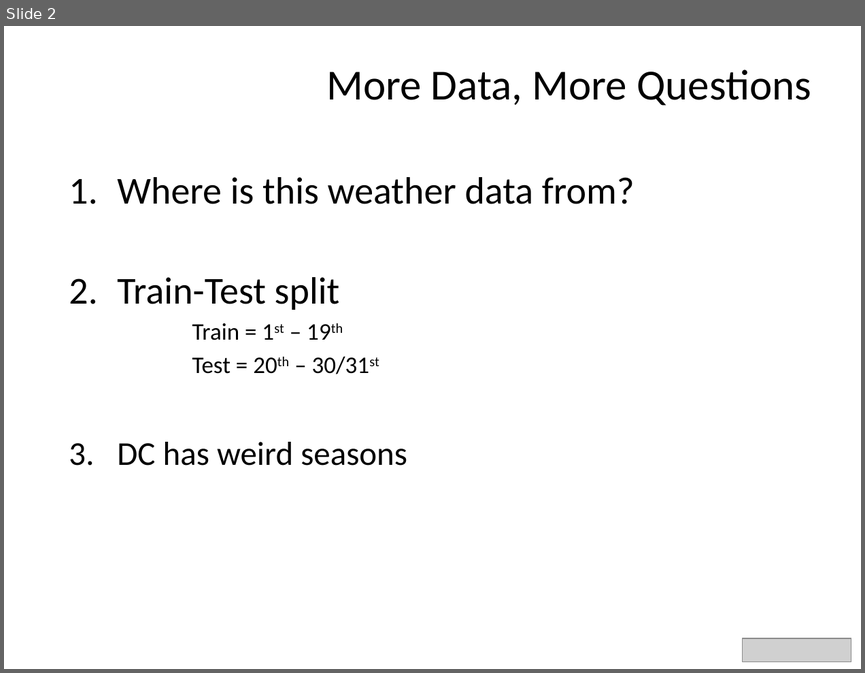
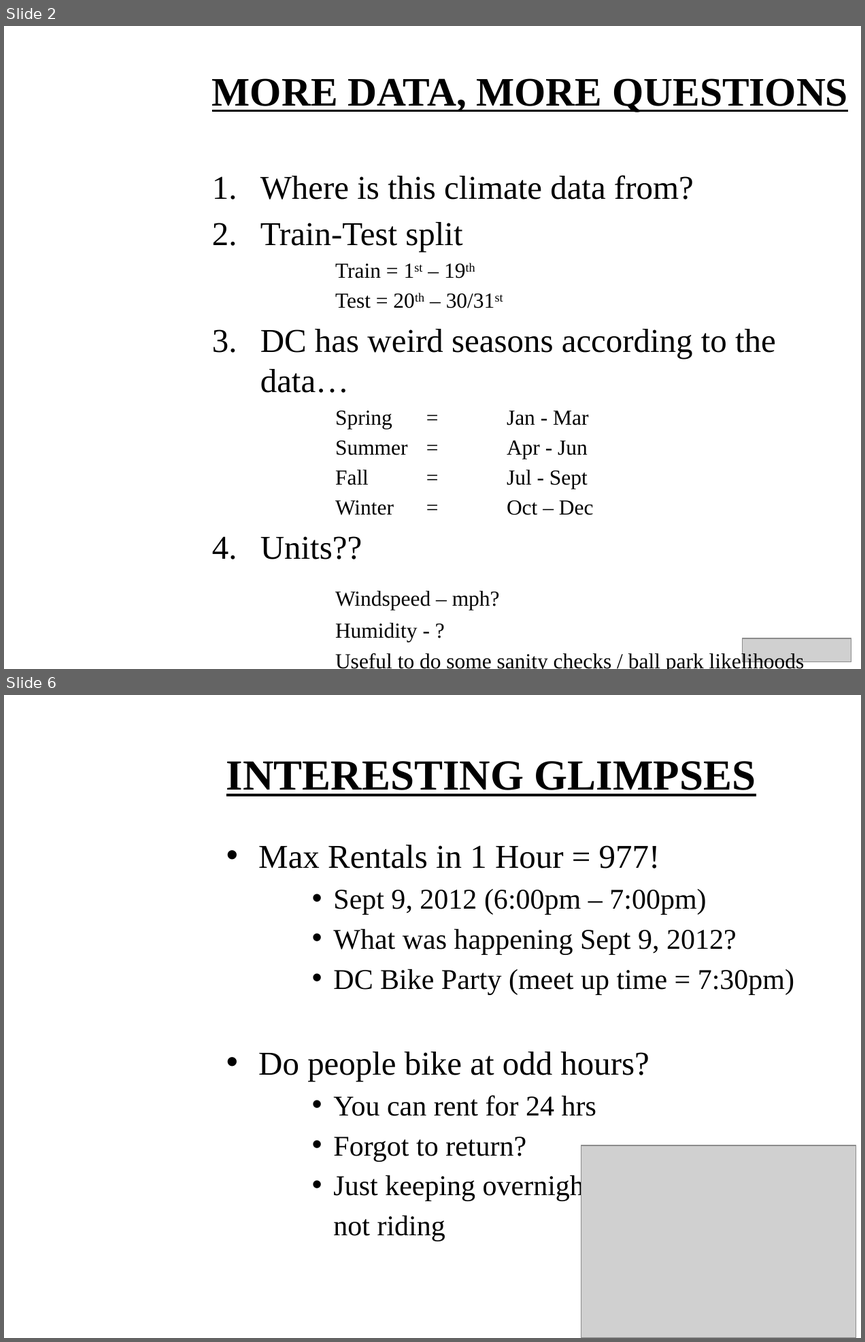
Before and after one commit to divyasriram22/TpT-BikeShareKaggle, a slide deck: DS_Kaggle_Bike_Share_Final_Presentation.pptx. Shown one above the other, each under a label of ours: slide 2 before the commit, slides 2 and 6 after it; the slides between them are not shown. The pictures are 865x673 and 865x1342 pixels, drawn with LibreOffice and Linux fonts; fonts in the diff are those of the drawing; grey boxes stand for pictures; background and template pictures are left out. Boxes give left, top, right and bottom in pixels: in the first picture for what was removed or moved away, otherwise in the second. Text is boxed around its words. In the diff, an @@ line names an element or a change of style, - is before the commit and + after.

```diff
--- a/DS_Kaggle_Bike_Share_Final_Presentation.pptx
+++ b/DS_Kaggle_Bike_Share_Final_Presentation.pptx
@@ slide 6 added at (4,695,861,1338), background picture (left out) @@
@@ title added at (226,761,755,796), 36 pt, text #000000, bold, underline @@
+INTERESTING GLIMPSES
@@ text added at (258,845,794,1241), 24 pt, text #000000 @@
+• Max Rentals in 1 Hour = 977!
+    • Sept 9, 2012 (6:00pm – 7:00pm)
+    • What was happening Sept 9, 2012?
+    • DC Bike Party (meet up time = 7:30pm)
+• Do people bike at odd hours?
+    • You can rent for 24 hrs
+    • Forgot to return?
+    • Just keeping overnight,,
+    not riding
@@ picture added at (581,1145,855,1337) @@
@@ slide 2 changed as well @@
@@ title at (212,78,848,112): text changed; size 36 to 34 pt; font Calibri to Times New Roman; bold on @@
-More Data, More Questions
+MORE DATA, MORE QUESTIONS
@@ text "Where is this climate data ...": place and size @@
-text "Where is this climate data ..." at (117,177,634,465)
+text "Where is this climate data ..." at (260,175,804,669)
@@ text at (260,175,694,199): text changed; size 32 to 28 pt; font Calibri to Times New Roman @@
-1. Where is this weather data from?
+1. Where is this climate data from?
@@ text at (260,222,495,308): size 32 to 28 pt in "Train-Test split"; font Calibri to Times New Roman in "Train-Test split", "Train = 1st – 19th", "Test = 20th – 30/31st"; size 20 to 18 pt in "Train = 1st – 19th", "Test = 20th – 30/31st" @@
@@ text at (260,329,804,669): text changed; size 28 to 18 pt; font Calibri to Times New Roman @@
-3. DC has weird seasons
+3. DC has weird seasons according to the data…
+  Spring = Jan - Mar
+  Summer = Apr - Jun
+  Fall = Jul - Sept
+  Winter = Oct – Dec
+4. Units??
+  Windspeed – mph?
+  Humidity - ?
+  Useful to do some sanity checks / ball park likelihoods
```
Also in this commit, not shown: 1 other slide changed, 20 other slides added, 3 slides removed, 24 other files.
